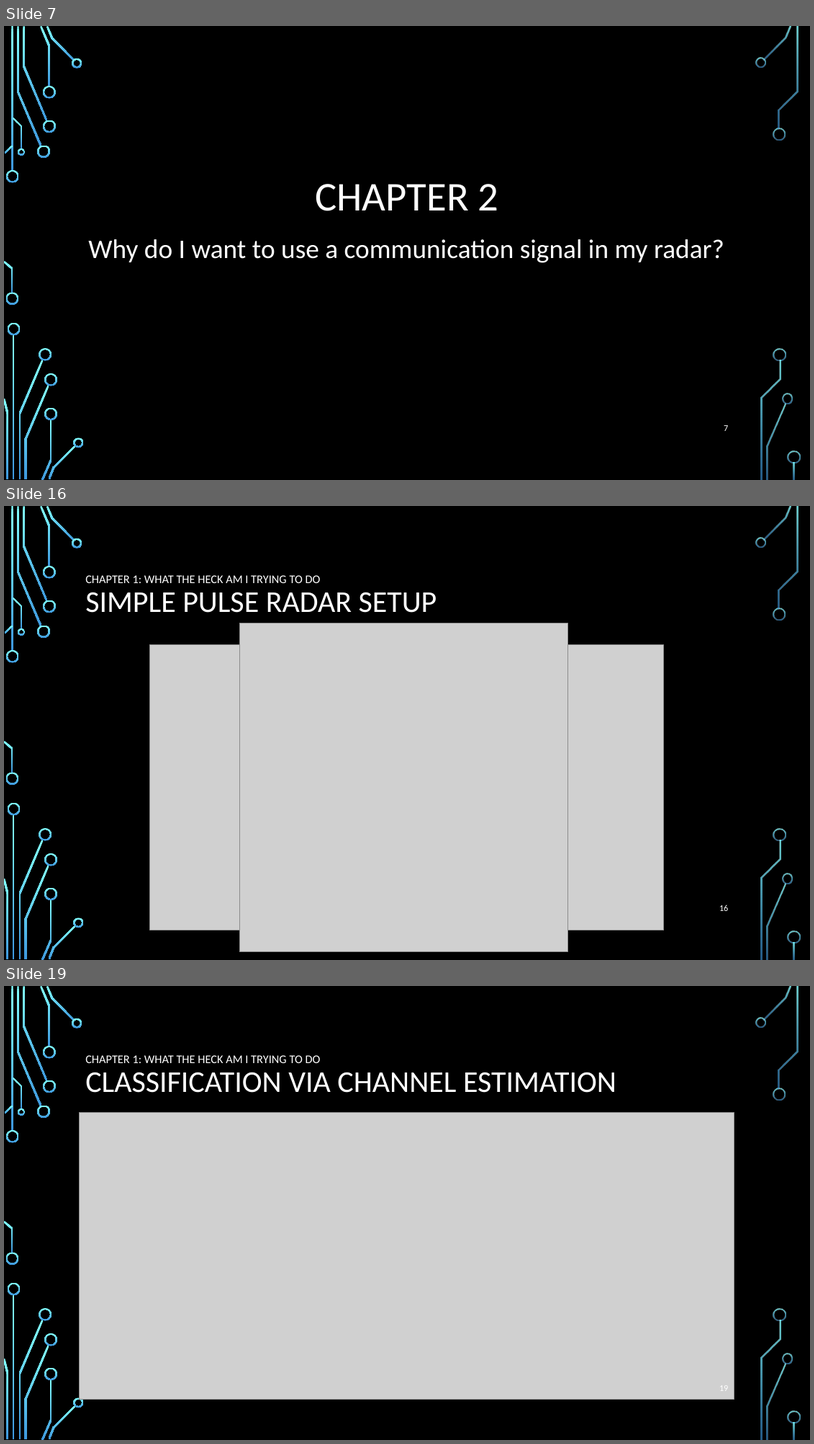
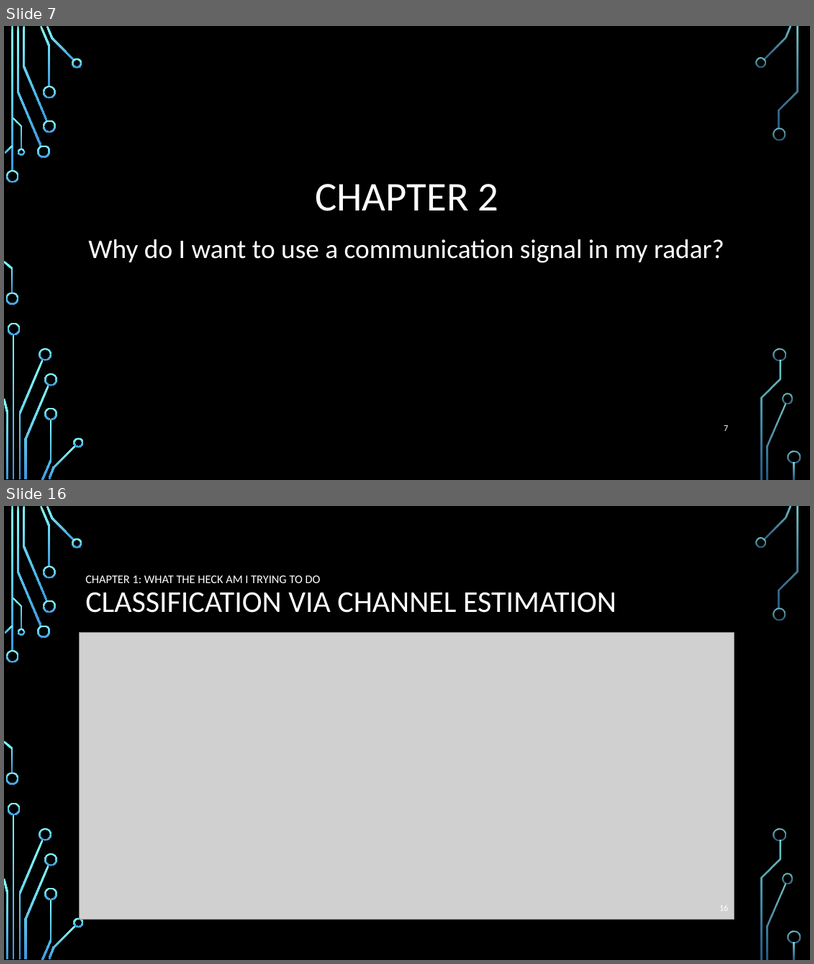
Before and after one commit to roryschram/masters, a slide deck: presentations/SARIG/sarig_rory_schram.pptx. Shown one above the other, each under a label of ours: slides 7, 16 and 19 before the commit, slides 7 and 16 after it; the slides between them are not shown. The pictures are 814x1444 and 814x964 pixels, drawn with LibreOffice and Linux fonts; fonts in the diff are those of the drawing; grey boxes stand for pictures; background and template pictures are left out. Boxes give left, top, right and bottom in pixels: in the first picture for what was removed or moved away, otherwise in the second. Text is boxed around its words. In the diff, an @@ line names an element or a change of style, - is before the commit and + after.

```diff
--- a/presentations/SARIG/sarig_rory_schram.pptx
+++ b/presentations/SARIG/sarig_rory_schram.pptx
@@ slide 16 removed at box(4, 506, 810, 960), background picture (left out); not listed: 36 template elements that a slide beside it also shows @@
@@ title removed at box(85, 575, 437, 613) @@
-CHAPTER 1: WHAT THE HECK AM I TRYING TO DO
-SIMPLE PULSE RADAR SETUP
@@ picture removed at box(239, 623, 568, 951) @@
@@ picture removed at box(149, 644, 664, 929) @@
@@ page number removed at box(720, 904, 728, 911) @@
-16
@@ what was slide 19 is now slide 16 @@
```
Also in this commit, not shown: 5 slides changed, 7 slides added, 9 other slides removed.
